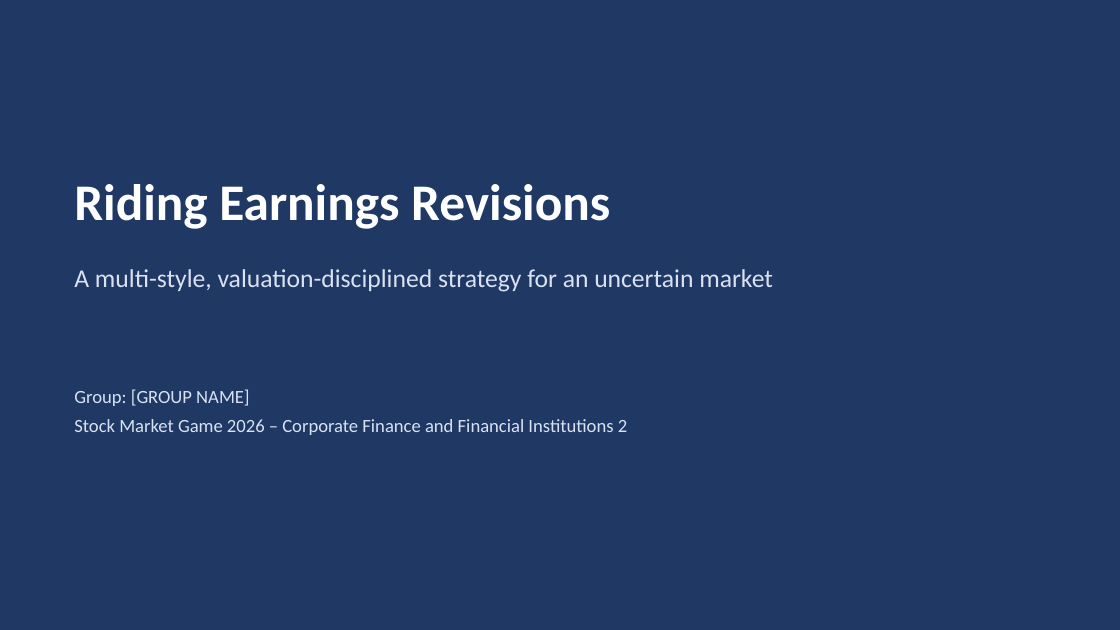
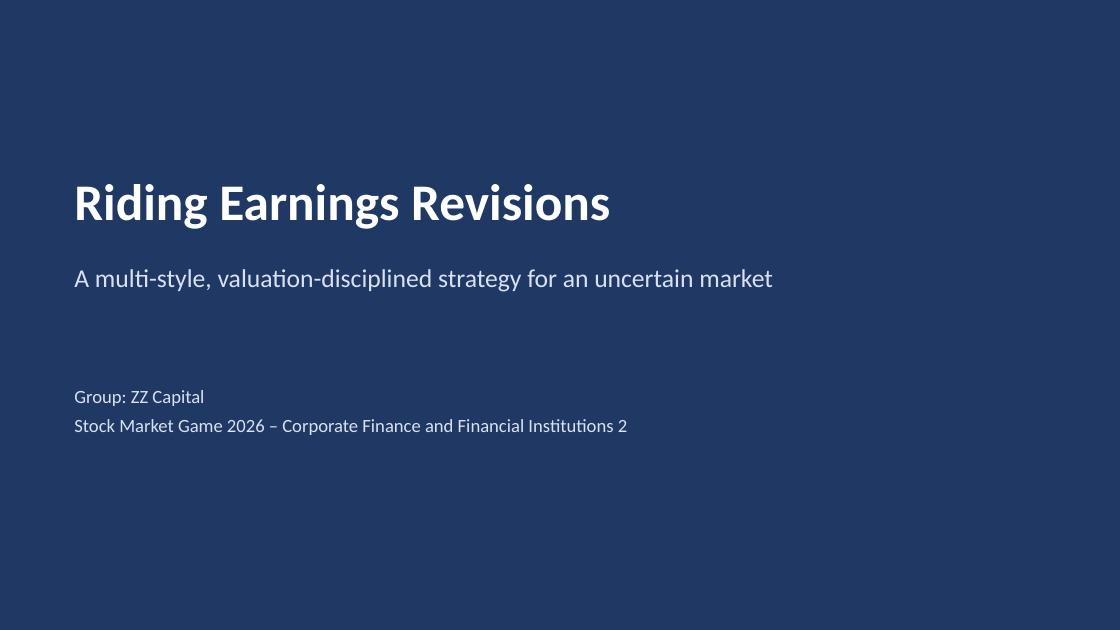
Before and after one commit to cristianozonta220405-afk/Uni, a slide deck: slide 1 of SMG/out/presentazione_strategia.pptx. Drawn at 1120x630 pixels with LibreOffice and Linux fonts; fonts in the diff are those of the drawing. Boxes give left, top, right and bottom in pixels: in the first picture for what was removed or moved away, otherwise in the second. Text is boxed around its words. In the diff, an @@ line names an element or a change of style, - is before the commit and + after.

```diff
--- a/SMG/out/presentazione_strategia.pptx
+++ b/SMG/out/presentazione_strategia.pptx
@@ text at (x1=74, y1=390, x2=204, y2=406): text changed @@
-Group: [GROUP NAME]
+Group: ZZ Capital
```
Also in this commit, not shown: 11 other slides changed, 9 other files.
